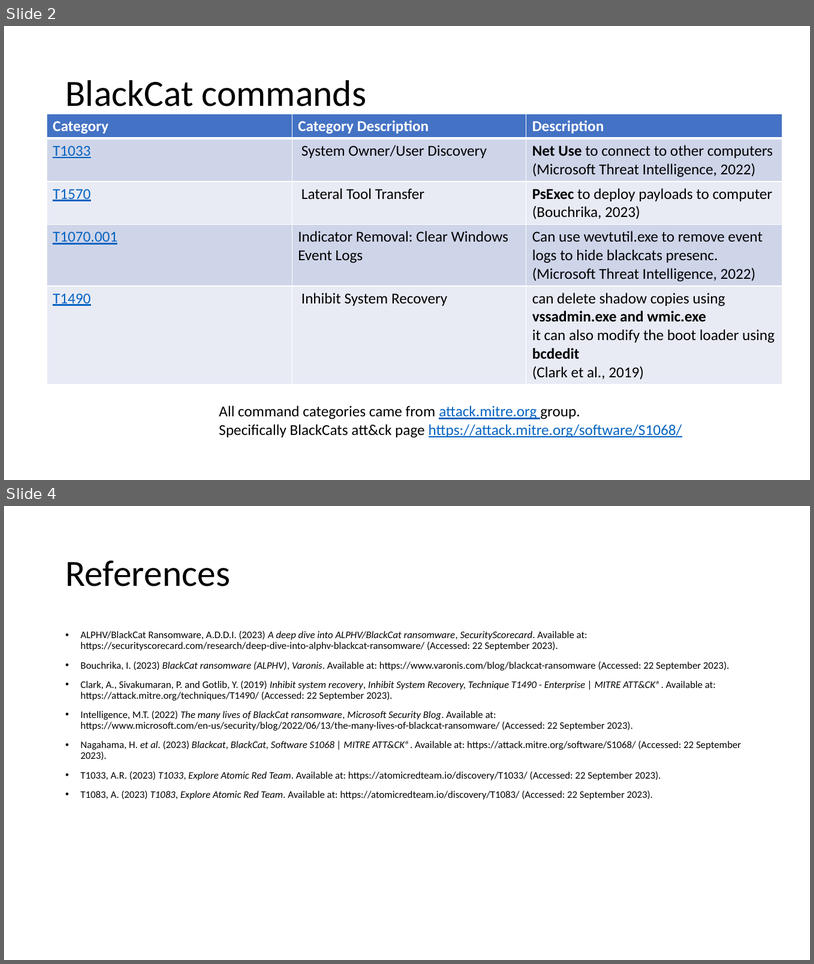
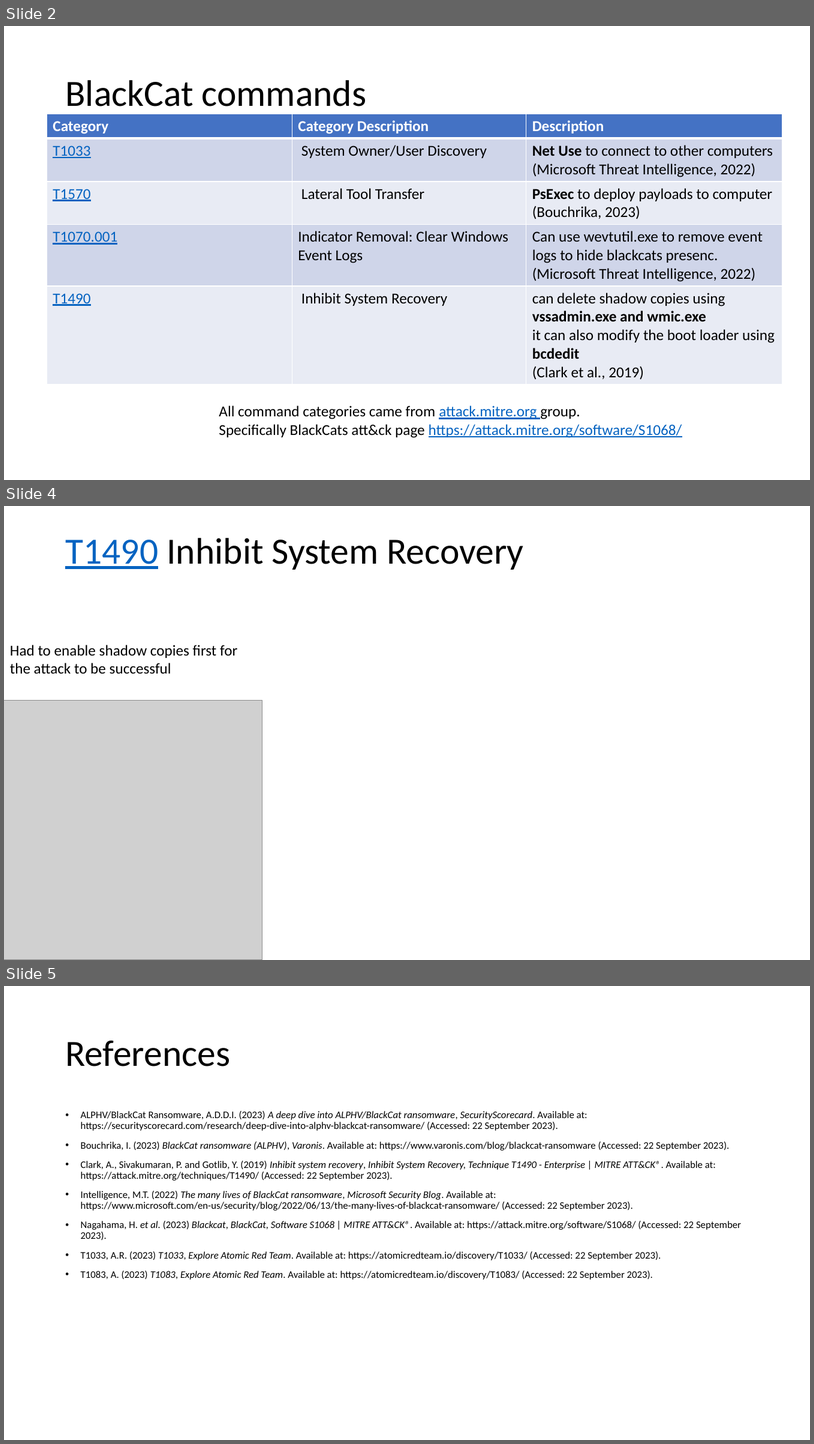
Before and after one commit to CHROME-PLATED-METRO-WOLF/attack, a slide deck: evidence.pptx. Shown one above the other, each under a label of ours: slides 2 and 4 before the commit, slides 2, 4 and 5 after it; the slides between them are not shown. The pictures are 814x964 and 814x1444 pixels, drawn with LibreOffice and Linux fonts; fonts in the diff are those of the drawing; grey boxes stand for pictures. Boxes give left, top, right and bottom in pixels: in the first picture for what was removed or moved away, otherwise in the second. Text is boxed around its words. In the diff, an @@ line names an element or a change of style, - is before the commit and + after.

```diff
--- a/evidence.pptx
+++ b/evidence.pptx
@@ slide 4 added at [4, 506, 810, 960], background #FFFFFF @@
@@ title added at [65, 538, 524, 570], 44 pt, text #000000 @@
+T1490 Inhibit System Recovery
@@ text added at [10, 645, 237, 674], 18 pt, text #000000 @@
+Had to enable shadow copies first for the attack to be successful
@@ picture added at [4, 700, 263, 959] @@
@@ what was slide 4 is now slide 5 @@
```
Also in this commit, not shown: 1 slide changed, 2 other files.
